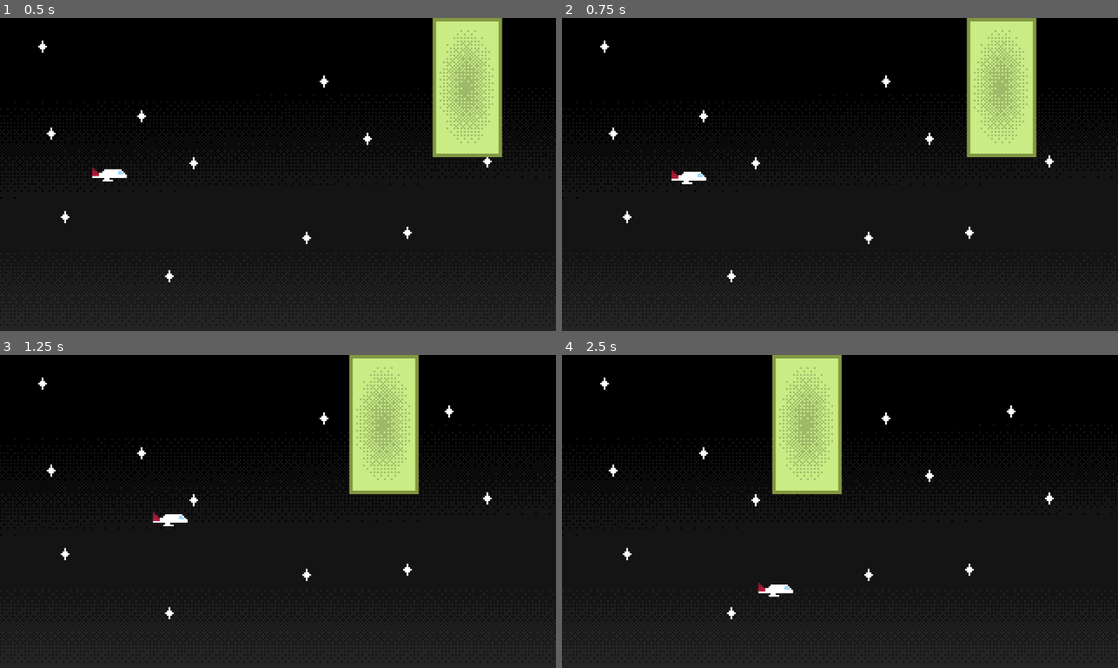
Above: before the commit, frames 1-4 (two rows, left to right).
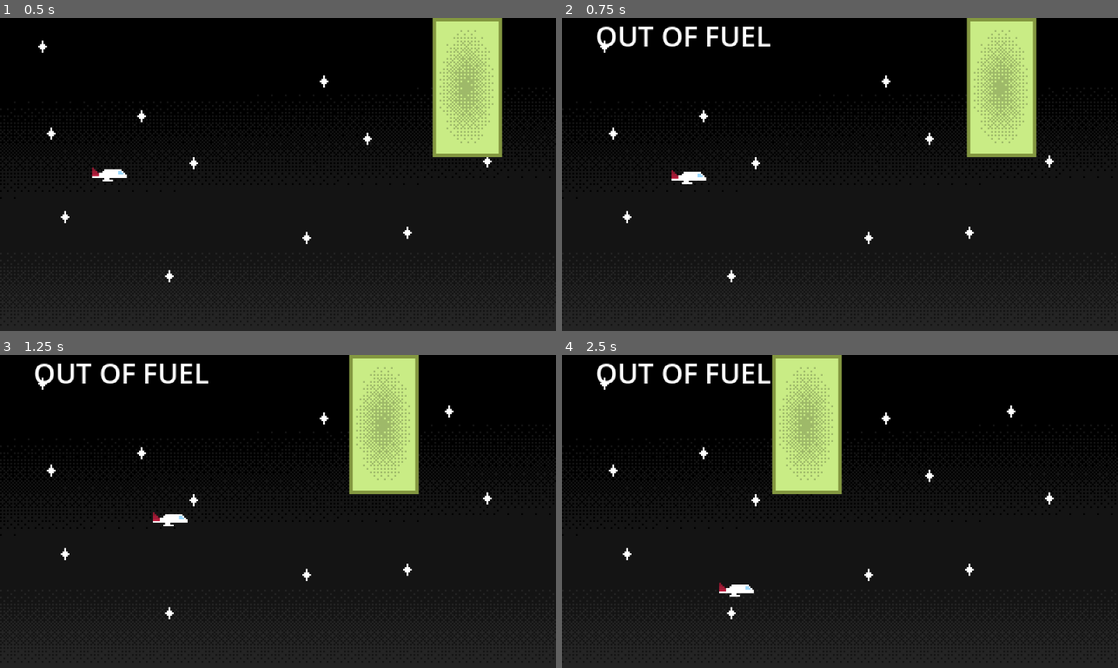
Above: after the commit, the same moments.

Repository: banishlight/cutieware-game
Game: Godot game, scene res://world.tscn
Same seed, same stepped clock (60 frames per second), same inputs: the game is played once before the commit and once after it.
Inputs:
- Up to frame 1 (0.5 s): no input
- Up to frame 2 (0.75 s): hold Right (ui_right) from 0.53 s (still down)
- Up to frame 3 (1.25 s): keep holding Right (ui_right)
- Up to frame 4 (2.5 s): release Right (ui_right) at 1.28 s; hold Down (ui_down) 1.28-2.03 s; hold Right (ui_right) from 2.03 s (still down)

Frame 1 is identical in both runs. In frame 2, 0.8% of the frame differs, in the area x 6-38%, y 2-10%; in frame 3, 0.8%; in frame 4, 1.2%, in the area x 6-42%, y 2-78%.

Commit message:
Set up basic fuel signals, along with out of fuel label.

Diff:
--- /dev/null
+++ b/events.gd
@@ -0,0 +1,3 @@
+extends Node
+
+signal out_of_fuel()
--- a/project.godot
+++ b/project.godot
@@ -15,6 +15,10 @@
 config/features=PackedStringArray("4.4", "GL Compatibility")
 config/icon="res://icon.svg"
 
+[autoload]
+
+Events="*res://events.gd"
+
 [display]
 
 window/size/viewport_width=320
@@ -26,6 +30,8 @@
 
 [layer_names]
 
+2d_render/layer_1="Other Stuff"
+2d_render/layer_5="UI"
 2d_physics/layer_1="World"
 2d_physics/layer_2="Obstacles"
 
--- a/ship.gd
+++ b/ship.gd
@@ -1,10 +1,7 @@
 extends CharacterBody2D
 
-
-##func _ready():
-
 var SPEED = 50
-var maxFuel = 100
+var maxFuel = 5
 var currentFuel = maxFuel
 
 ## On physics tick...
@@ -28,4 +25,7 @@
 		#slowly start dropping (glide)
 		velocity.y = 6
 
+	if currentFuel==0:
+		Events.out_of_fuel.emit()
+
 	move_and_slide()
--- a/world.gd
+++ b/world.gd
@@ -4,13 +4,16 @@
 
 @onready var deathPlane: Area2D = $DeathPlane
 @onready var ship: CharacterBody2D = $Ship
-@onready var deathLabel = $YouAreDead
+@onready var deathLabel: Label = $YouAreDead
 @onready var spawn_zone: ColorRect = $SpawnZone
 @onready var obstacleTimer: Timer = $ObstacleTimer
+@onready var fuelLabel: Label = $FuelLabel
+
 func _ready():
 	spawn_zone.hide()
 	deathPlane.area_entered.connect(_check_if_dead)
 	obstacleTimer.timeout.connect(_spawn_obstacle)
+	Events.out_of_fuel.connect(_out_of_fuel)
 
 
 ## func _physics_process(delta: float) -> void:
@@ -28,3 +31,6 @@
 	var wall_y = randf_range(rect.position.y-10, rect.end.y+10)
 	wall.position = Vector2(wall_x, wall_y)
 	add_child(wall)
+
+func _out_of_fuel():
+	fuelLabel.text= "OUT OF FUEL"
--- a/world.tscn
+++ b/world.tscn
@@ -58,6 +58,7 @@
 debug_color = Color(1, 0, 0, 0.294118)
 
 [node name="YouAreDead" type="Label" parent="."]
+visibility_layer = 16
 offset_left = 55.0
 offset_top = 39.0
 offset_right = 286.0
@@ -79,3 +80,10 @@
 [node name="ObstacleTimer" type="Timer" parent="."]
 wait_time = 5.0
 autostart = true
+
+[node name="FuelLabel" type="Label" parent="."]
+visibility_layer = 16
+offset_left = 19.0
+offset_top = -1.0
+offset_right = 193.0
+offset_bottom = 22.0
Not shown, added: events.gd.uid
